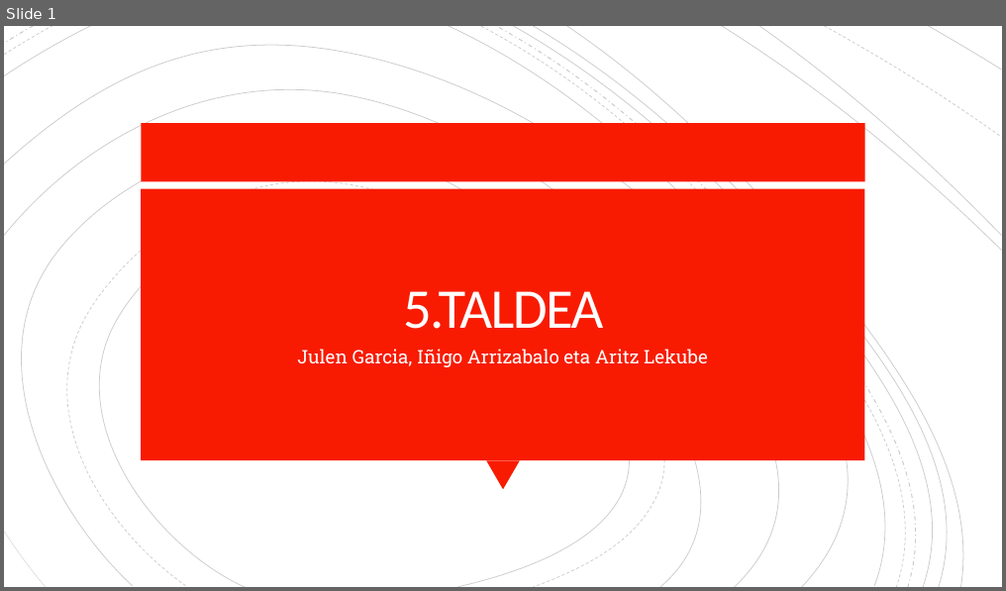
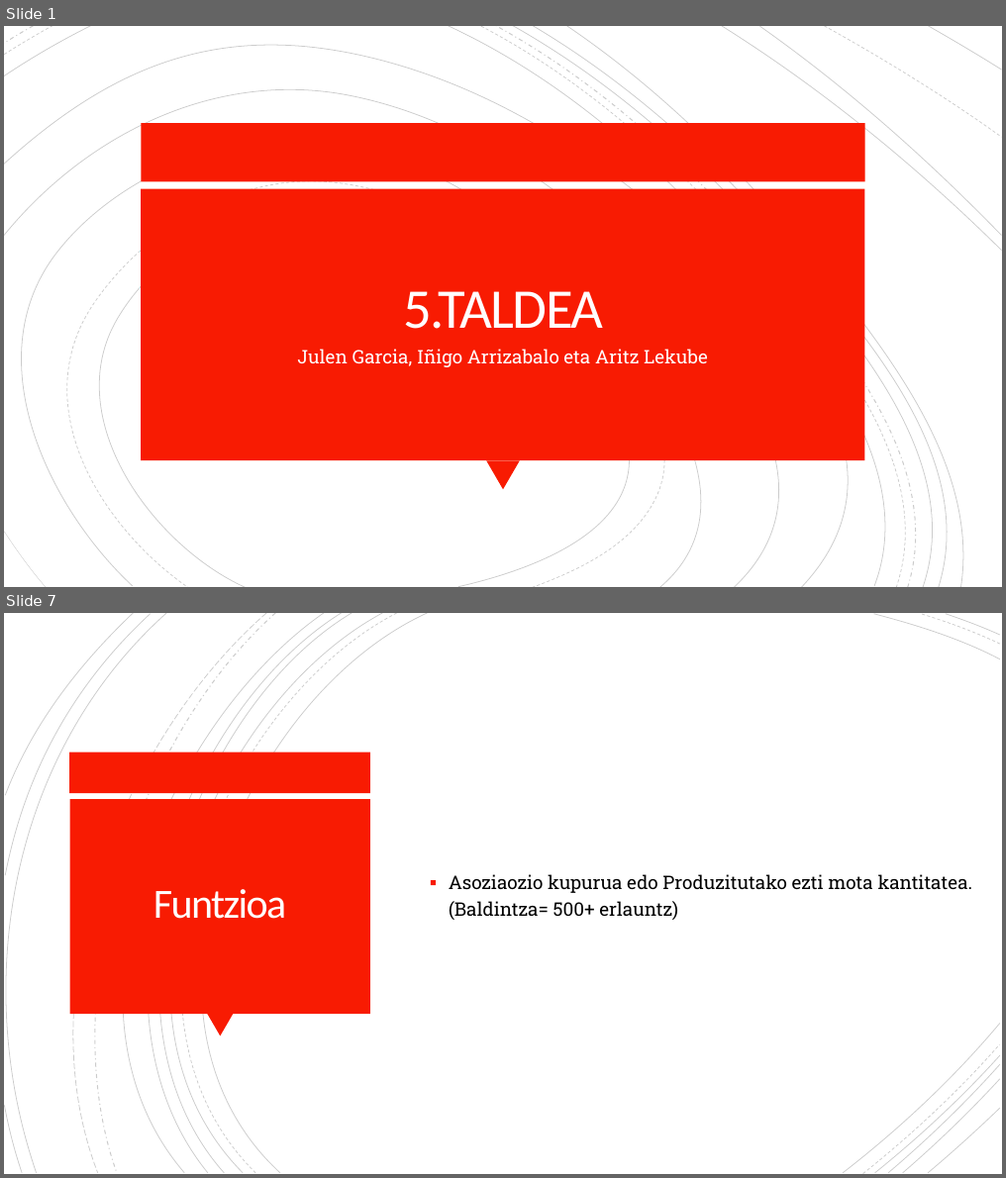
Before and after one commit to OceansForce/Erronka_5_Taldea, a slide deck: Aurkezpena/Aurkezpena_5.taldea_2.sprint.pptx. Shown one above the other, each under a label of ours: slide 1 before the commit, slides 1 and 7 after it; the slides between them are not shown. The pictures are 1006x591 and 1006x1178 pixels, drawn with LibreOffice and Linux fonts; fonts in the diff are those of the drawing. Boxes give left, top, right and bottom in pixels: in the first picture for what was removed or moved away, otherwise in the second. Text is boxed around its words. In the diff, an @@ line names an element or a change of style, - is before the commit and + after.

```diff
--- a/Aurkezpena/Aurkezpena_5.taldea_2.sprint.pptx
+++ b/Aurkezpena/Aurkezpena_5.taldea_2.sprint.pptx
@@ slide 7 added at (4,613,1002,1174), background #FFFFFF @@
@@ group added at (4,613,1000,1174): 21 freeform shapes @@
@@ rectangle added at (70,753,371,793), fill #F81B02 @@
@@ rectangle added at (70,799,370,1014), fill #F81B02 @@
@@ text added at (449,874,973,920), 18 pt, text #000000 @@
+▪ Asoziaozio kupurua edo Produzitutako ezti mota kantitatea. (Baldintza= 500+ erlauntz)
@@ title added at (153,889,286,919), 40 pt, text #FFFEFF @@
+Funtzioa
@@ triangle added at (207,1014,233,1037), fill #F81B02 @@
```
Also in this commit, not shown: 14 other slides added, 1 slide removed, 2 other files.
